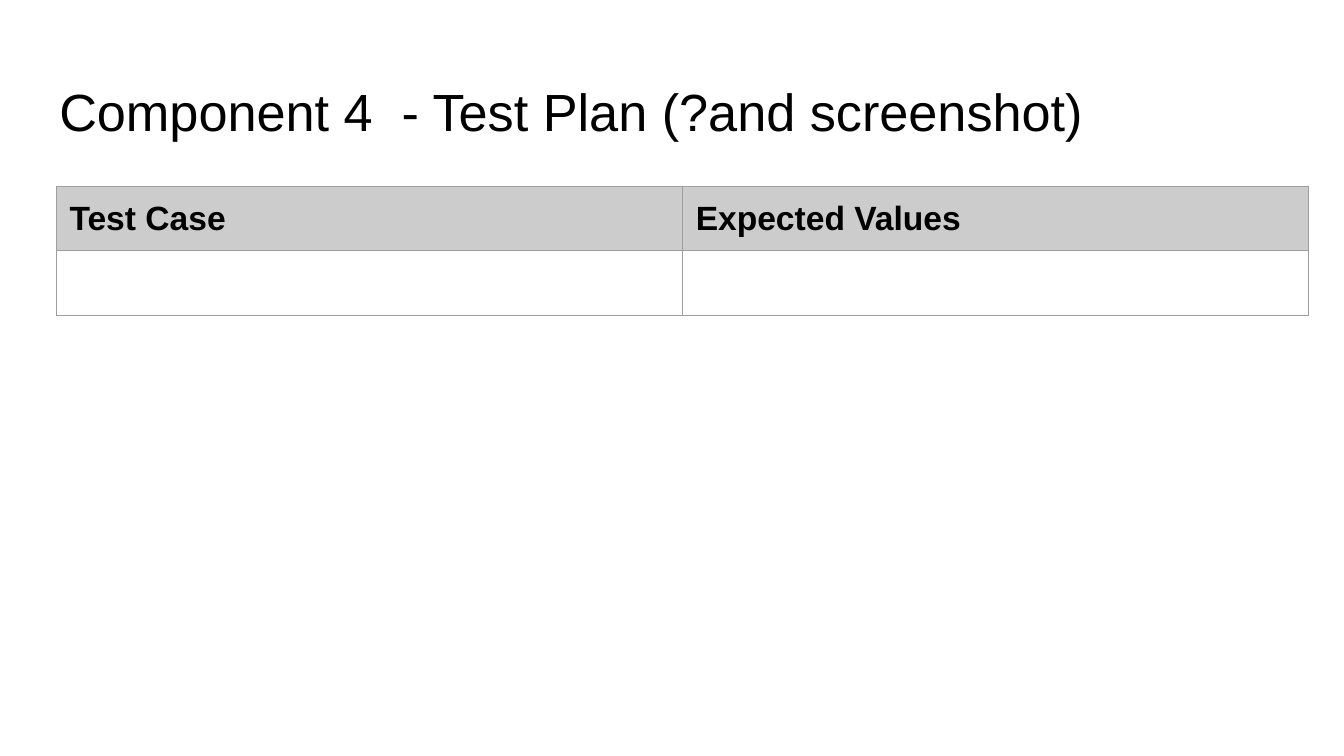
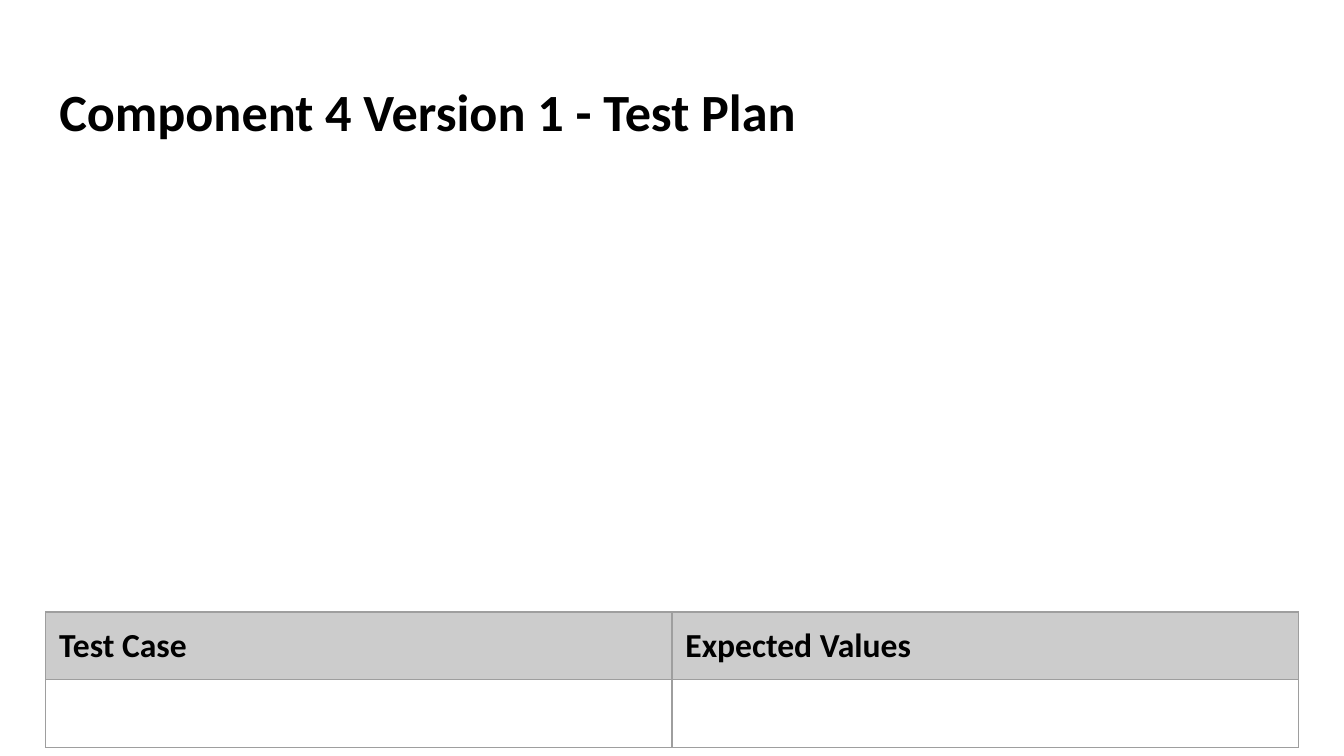
Before and after one commit to danettp/ds_nuts_bot, a slide deck: slide 37 of Danett Pepito - 000_91896 _ 91897 Documentation - 2150400 (Git).pptx. Drawn at 1344x756 pixels with LibreOffice and Linux fonts; fonts in the diff are those of the drawing; background and template pictures are left out. Boxes give left, top, right and bottom in pixels: in the first picture for what was removed or moved away, otherwise in the second. Text is boxed around its words. In the diff, an @@ line names an element or a change of style, - is before the commit and + after.

```diff
--- a/Danett Pepito - 000_91896 _ 91897 Documentation - 2150400 (Git).pptx
+++ b/Danett Pepito - 000_91896 _ 91897 Documentation - 2150400 (Git).pptx
@@ title at (x1=59, y1=94, x2=795, y2=140): text changed; font Arial to Calibri; bold on @@
-Component 4 - Test Plan (?and screenshot)
+Component 4 Version 1 - Test Plan
@@ table at (x1=46, y1=612, x2=1298, y2=746) @@
@@ font Arial to Calibri @@
@@ table moved from (x1=56, y1=187, x2=1309, y2=321) to (x1=46, y1=612, x2=1298, y2=746) @@
```
Also in this commit, not shown: 1 other slide changed, 1 other file.
